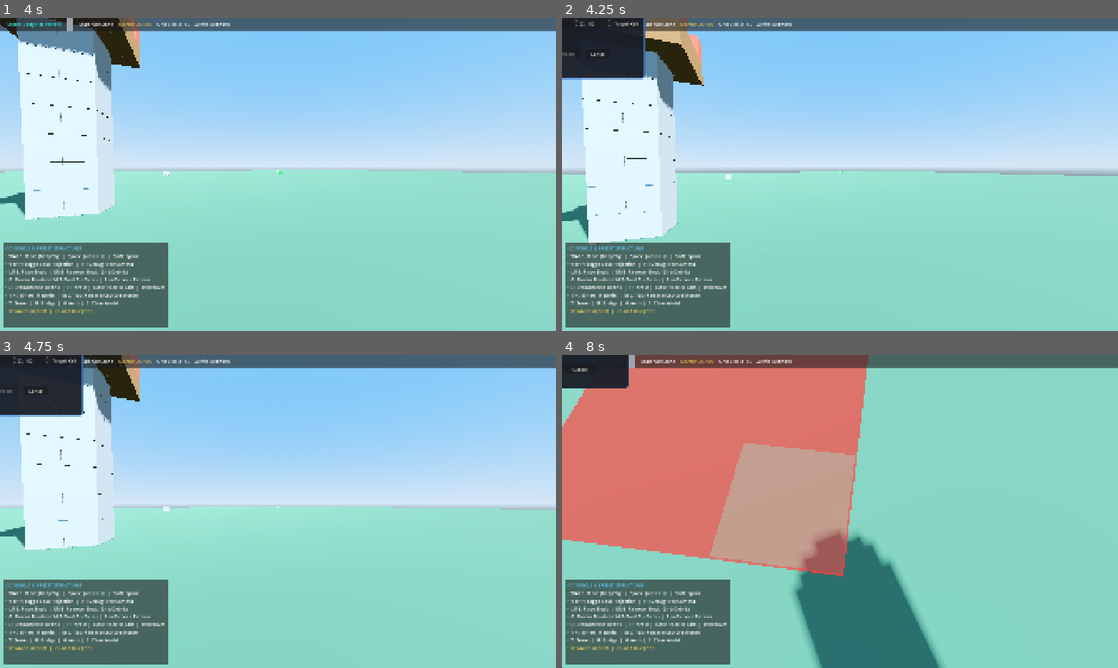
Above: before the commit, frames 1-4 (two rows, left to right).
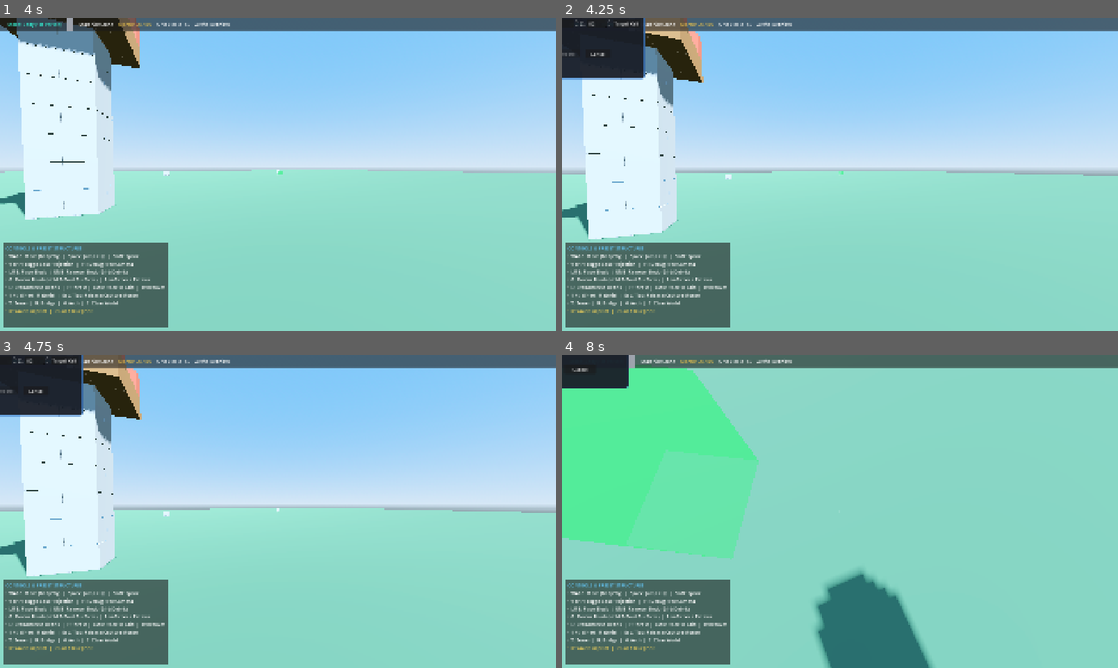
Above: after the commit, the same moments.

Repository: DPoveaa/my-story
Game: Godot game, scene res://scenes/world/GameWorld.tscn
The game is run twice, just before and just after one commit, with the same random seed, the same clock (stepped at 60 frames per second) and the same inputs.
Inputs (mouse positions are in pixels of both pictures, inside the frame that each line leads up to):
- Up to frame 1 (4 s): tap Enter at 0.5 s; move the mouse to (305, 174) at 0.52 s; hold Space (fly_up) from 0.53 s (still down); click (305, 174) at 0.6 s; right-click (305, 174) at 0.8 s; move the mouse to (250, 174) at 1.27 s; right-click (250, 174) at 1.35 s; click (250, 174) at 1.55 s; move the mouse to (289, 168) at 2.02 s; hold G (apply_cement) 2.03-2.78 s; right-click (289, 168) at 2.3 s; move the mouse to (272, 180) at 2.77 s; tap E (interact) at 2.85 s; click (272, 180) at 3.05 s; move the mouse to (316, 177) at 3.52 s; click (316, 177) at 3.6 s; right-click (316, 177) at 3.8 s
- Up to frame 2 (4.25 s): keep holding Space (fly_up); tap L (load_blueprint) at 4.15 s
- Up to frame 3 (4.75 s): release Space (fly_up) at 4.25 s; drag from (111, 464) to (194, 433) at 4.27 s
- Up to frame 4 (8 s): click "Target Cell" at 5 s; click "Cancel" at 5.75 s; move the mouse to (845, 511) at 6.52 s; hold Space (fly_up) 6.53-7.25 s; right-click (845, 511) at 6.6 s; click (845, 511) at 6.67 s; tap K (save_blueprint) at 7.15 s; drag from (756, 433) to (728, 527) at 7.27 s

Frame 1 is identical in both runs. In frame 2, 1.0% of the frame differs, in the area x 0-94%, y 3-73%; in frame 3, 4.1%; in frame 4, 36%, in the area x 0-69%, y 0-100%.

Commit message:
Fix durability progression, debris HUD integrity, blueprints & mortar placement
- Apply impact damage to BlockData.durability on grid and debris
- Destroy debris blocks when durability reaches 0%
- Display individual debris block material and integrity percentage in HUD
- Require explicit overwrite confirmation before replacing saved blueprints
- Halt player movement while UI modals are open
- Format human-readable blueprint placement validation errors
- Fix ground placement of held mortar-coated debris by excluding held island
- Add regression tests covering durability, blueprint confirmation, and ground placement

Co-authored-by: DPoveaa <107443470+DPoveaa@users.noreply.github.com>

Diff:
--- a/autoloads/JointSystem.gd
+++ b/autoloads/JointSystem.gd
@@ -465,6 +465,15 @@
 				_on_joint_broken_internal(j)
 			else:
 				joint_damaged.emit(j, damage, j.current_health)
+
+	# Apply durability damage to the grid block itself
+	var grid := _get_grid()
+	if grid != null and grid.has_block(cell):
+		var b_data: BlockData = grid.get_block(cell)
+		if b_data != null:
+			var dur_res: float = maxf(0.1, BlockTypeCatalog.get_max_durability(b_data.block_type))
+			var block_dmg: float = impact_energy / (dur_res * 10.0)
+			grid.apply_damage(cell, block_dmg)
 
 	return broken_joints
 
--- a/scenes/player/PlayerController.gd
+++ b/scenes/player/PlayerController.gd
@@ -385,6 +385,12 @@
 		block_type_changed.emit(get_selected_type())
 
 func _physics_process(delta: float) -> void:
+	if _is_ui_modal_open():
+		velocity.x = 0.0
+		velocity.z = 0.0
+		_update_raycast()
+		return
+
 	match current_state:
 		State.BODY_CONTROL:
 			_process_body_movement(delta)
@@ -665,12 +671,34 @@
 		else:
 			target_place_cell = grid.world_to_cell(hit_pos + hit_normal * (grid.cell_size * 0.5))
 			var grid_valid: bool = grid.can_place_block(target_place_cell)
+			var held_island: DebrisIsland = debris_grabber.get_grabbed_island() if (debris_grabber != null and debris_grabber.is_grabbing) else null
 			var blocked: bool = false
 			if orchestrator != null:
-				blocked = orchestrator.is_cell_blocked_by_debris(target_place_cell, grid.cell_size)
+				blocked = orchestrator.is_cell_blocked_by_debris(target_place_cell, grid.cell_size, held_island)
 			var overlaps_player: bool = is_cell_overlapping_player(target_place_cell, grid.cell_size)
 
 			can_place_target = grid_valid and not blocked and not overlaps_player
+
+		# Display material and integrity percentage for the individual targeted debris block
+		if target_debris_cell != null and hit_collider.constituent_blocks.has(target_debris_cell):
+			var block_data: BlockData = hit_collider.constituent_blocks[target_debris_cell]
+			var mat_name := BlockTypeCatalog.get_display_name(block_data.block_type)
+			var max_dur: float = BlockTypeCatalog.get_max_durability(block_data.block_type)
+			var ratio: float = block_data.durability / max_dur if max_dur > 0.0 else 0.0
+			var pct: int = int(clampf(ratio, 0.0, 1.0) * 100.0)
+			var dur_label: String
+			if pct >= 80:
+				dur_label = "%d%% Integrity" % pct
+			elif pct >= 40:
+				dur_label = "%d%% Integrity (Damaged)" % pct
+			else:
+				dur_label = "%d%% Integrity (CRITICAL)" % pct
+
+			target_face_status = "Debris (%s)  |  %s" % [mat_name, dur_label]
+			target_face_changed.emit(true, Vector3i.ZERO, Vector3i.ZERO, target_face_status)
+		else:
+			target_face_status = ""
+			target_face_changed.emit(false, Vector3i.ZERO, Vector3i.ZERO, "")
 
 	else:
 		target_is_debris = false
--- a/scenes/ui/BuildHUD.gd
+++ b/scenes/ui/BuildHUD.gd
@@ -28,6 +28,7 @@
 var _save_info_label: Label = null
 var _save_feedback_label: Label = null
 var _save_btn: Button = null
+var _save_confirm_overwrite: bool = false
 
 ## Blueprint Load Modal Nodes
 var _load_modal: PanelContainer = null
@@ -165,6 +166,9 @@
 	if _save_modal == null:
 		return
 	var count: int = grid_system.get_block_count() if grid_system != null else 0
+	_save_confirm_overwrite = false
+	if _save_btn != null:
+		_save_btn.text = "Save"
 	_save_info_label.text = "Structure to Save: %d block(s) in grid" % count
 	_save_feedback_label.text = ""
 	if count == 0:
@@ -258,6 +262,11 @@
 	_save_name_input.placeholder_text = "Enter blueprint name"
 	_save_name_input.size_flags_horizontal = Control.SIZE_EXPAND_FILL
 	_save_name_input.text_submitted.connect(func(_t: String) -> void: _on_save_confirm_pressed())
+	_save_name_input.text_changed.connect(func(_t: String) -> void:
+		_save_confirm_overwrite = false
+		if _save_btn != null:
+			_save_btn.text = "Save"
+	)
 	name_hbox.add_child(_save_name_input)
 
 	_save_feedback_label = Label.new()
@@ -472,6 +481,13 @@
 		_save_feedback_label.add_theme_color_override("font_color", Color(1.0, 0.3, 0.3))
 		return
 
+	if bp_mgr.has_blueprint(raw_name) and not _save_confirm_overwrite:
+		_save_confirm_overwrite = true
+		_save_btn.text = "Confirm Overwrite"
+		_save_feedback_label.text = "Blueprint '%s' already exists! Click 'Confirm Overwrite' to replace it." % raw_name
+		_save_feedback_label.add_theme_color_override("font_color", Color(1.0, 0.7, 0.2))
+		return
+
 	var bp = bp_mgr.capture_blueprint(raw_name)
 	if bp == null:
 		_save_feedback_label.text = "Failed to capture blueprint: grid is empty."
@@ -480,6 +496,8 @@
 
 	var ok: bool = bp_mgr.save_blueprint(bp, true)
 	if ok:
+		_save_confirm_overwrite = false
+		_save_btn.text = "Save"
 		_save_feedback_label.text = "✓ Blueprint '%s' saved successfully (%d blocks)!" % [bp.name, bp.get_block_count()]
 		_save_feedback_label.add_theme_color_override("font_color", Color(0.3, 1.0, 0.4))
 		if is_inside_tree() and get_tree() != null:
@@ -523,7 +541,14 @@
 		if not conflicts.is_empty():
 			var sample: Array = conflicts.slice(0, 3)
 			conflict_str = " (at %s%s)" % [str(sample), "..." if conflicts.size() > 3 else ""]
-		_load_feedback_label.text = "Cannot place [%s]: %d conflict(s)%s" % [reason, conflicts.size(), conflict_str]
+		var reason_msg := reason
+		match reason:
+			"OUT_OF_BOUNDS": reason_msg = "Exceeds grid boundaries"
+			"CELL_OCCUPIED": reason_msg = "Conflicts with existing static structure"
+			"DEBRIS_COLLISION": reason_msg = "Obstructed by fallen debris"
+			"PLAYER_OVERLAP": reason_msg = "Overlaps player position"
+			"EMPTY_BLUEPRINT": reason_msg = "Blueprint is empty"
+		_load_feedback_label.text = "Cannot place [%s]: %d conflict(s)%s" % [reason_msg, conflicts.size(), conflict_str]
 		_load_feedback_label.add_theme_color_override("font_color", Color(1.0, 0.3, 0.3))
 		return
 
--- a/scenes/world/GameWorld.gd
+++ b/scenes/world/GameWorld.gd
@@ -86,13 +86,6 @@
 	if event is InputEventKey and event.pressed and not event.echo:
 		if event.is_action_pressed(&"debug_camera") or event.keycode == KEY_F1:
 			toggle_debug_camera()
-		elif event.is_action_pressed(&"save_blueprint") or event.keycode == KEY_K:
-			if build_hud != null and build_hud.has_method("open_save_blueprint_dialog"):
-				build_hud.open_save_blueprint_dialog()
-		elif event.is_action_pressed(&"load_blueprint") or event.keycode == KEY_L:
-			if build_hud != null and build_hud.has_method("open_load_blueprint_dialog"):
-				var anchor: Vector3i = player.target_place_cell if (player != null and player.has_target) else Vector3i.ZERO
-				build_hud.open_load_blueprint_dialog(anchor)
 		elif event.keycode == KEY_T:
 			spawn_test_tower(Vector3i(0, 0, 0))
 		elif event.keycode == KEY_B:
--- a/systems/collapse/CollapseOrchestrator.gd
+++ b/systems/collapse/CollapseOrchestrator.gd
@@ -224,7 +224,8 @@
 	return island
 
 ## Checks if any active debris currently physically occupies the space of a grid cell.
-func is_cell_blocked_by_debris(cell: Vector3i, p_cell_size: float = 1.0) -> bool:
+## Optional exclude_island parameter prevents held debris from blocking its own target placement cell.
+func is_cell_blocked_by_debris(cell: Vector3i, p_cell_size: float = 1.0, exclude_island: DebrisIsland = null) -> bool:
 	var cell_center := Vector3(
 		(float(cell.x) + 0.5) * p_cell_size,
 		(float(cell.y) + 0.5) * p_cell_size,
@@ -235,6 +236,8 @@
 	for island in _active_debris:
 		if not is_instance_valid(island):
 			continue
+		if island == exclude_island:
+			continue
 		var island_tf: Transform3D = island.global_transform if island.is_inside_tree() else island.transform
 		for c in island.constituent_blocks.keys():
 			var block_world_center: Vector3 = island_tf * island.local_offsets[c]
--- a/systems/collapse/DebrisIsland.gd
+++ b/systems/collapse/DebrisIsland.gd
@@ -386,9 +386,8 @@
 			if j.apply_damage(dmg):
 				broken.append(j)
 
-	# Reduce block durability: 8% of energy absorbed by the block material itself.
-	# Scaled by material resistance so durable blocks degrade more slowly.
-	_apply_block_durability_damage(hit_cell, impact_energy * 0.08)
+	# Reduce block durability consistently from impact energy
+	_apply_block_durability_damage(hit_cell, impact_energy)
 
 	if not broken.is_empty():
 		call_deferred("check_and_split_on_broken_joints")
@@ -397,6 +396,7 @@
 
 ## Reduces the durability of a constituent block from impact energy.
 ## Clamped so durability never goes below 0.0.
+## If durability reaches 0.0, removes/destroys the block.
 func _apply_block_durability_damage(cell: Vector3i, energy: float) -> void:
 	if not constituent_blocks.has(cell):
 		return
@@ -405,6 +405,8 @@
 	# Normalise: 1 unit of energy removes (1 / dur_resistance) * scale durability.
 	var dmg: float = energy / (dur_resistance * 10.0)
 	block.durability = maxf(0.0, block.durability - dmg)
+	if block.durability <= 0.0:
+		remove_block(cell)
 
 ## Evaluates connectivity among remaining blocks based strictly on intact internal joints.
 ## If broken joints disconnect the blocks, splits into independent compound bodies.
--- a/systems/interaction/DebrisGrabber.gd
+++ b/systems/interaction/DebrisGrabber.gd
@@ -179,7 +179,7 @@
 	var target_cell := _recover_preview_cell
 	if not grid.can_place_block(target_cell):
 		return false
-	if orchestrator != null and orchestrator.is_cell_blocked_by_debris(target_cell, grid.cell_size):
+	if orchestrator != null and orchestrator.is_cell_blocked_by_debris(target_cell, grid.cell_size, _grabbed_island):
 		return false
 	if _player != null and _player.has_method("is_cell_overlapping_player"):
 		if _player.is_cell_overlapping_player(target_cell, grid.cell_size):
@@ -241,7 +241,7 @@
 		if not grid.can_place_block(target_cell):
 			recover_failed.emit("Cell occupied")
 			return false
-		if orchestrator != null and orchestrator.is_cell_blocked_by_debris(target_cell, grid.cell_size):
+		if orchestrator != null and orchestrator.is_cell_blocked_by_debris(target_cell, grid.cell_size, _grabbed_island):
 			recover_failed.emit("Cell blocked by debris")
 			return false
 		if _player != null and _player.has_method("is_cell_overlapping_player"):
@@ -370,7 +370,7 @@
 	var target: Vector3i = grid.world_to_cell(hit_pos + hit_normal * (grid.cell_size * 0.5))
 	var is_valid: bool = grid.can_place_block(target)
 	if is_valid and orchestrator != null:
-		is_valid = not orchestrator.is_cell_blocked_by_debris(target, grid.cell_size)
+		is_valid = not orchestrator.is_cell_blocked_by_debris(target, grid.cell_size, _grabbed_island)
 	if is_valid and _player != null and _player.has_method("is_cell_overlapping_player"):
 		is_valid = not _player.is_cell_overlapping_player(target, grid.cell_size)
 
--- a/tests/test_m4.gd
+++ b/tests/test_m4.gd
@@ -52,6 +52,9 @@
 	_run_test("test_hud_is_modal_open_and_close")
 	_run_test("test_player_controller_k_l_emits_signals")
 	_run_test("test_player_controller_modal_blocks_gameplay_input")
+	_run_test("test_durability_damage_updates_block_and_destroys_at_zero")
+	_run_test("test_blueprint_save_requires_overwrite_confirmation")
+	_run_test("test_mortar_coated_debris_ground_placement")
 
 	print("==================================================")
 	print("M4 TEST RESULTS: %d PASSED, %d FAILED" % [_passed, _failed])
@@ -859,3 +862,85 @@
 	hud.queue_free()
 	player.queue_free()
 	return true
+
+func test_durability_damage_updates_block_and_destroys_at_zero() -> bool:
+	var grid := _make_grid()
+	grid.place_block(Vector3i(0, 0, 0), &"stone")
+	var b: BlockData = grid.get_block(Vector3i(0, 0, 0))
+	if b == null or absf(b.durability - 1.0) > 0.001:
+		return false
+
+	# Apply damage to grid block
+	grid.apply_damage(Vector3i(0, 0, 0), 0.4)
+	if absf(b.durability - 0.6) > 0.001:
+		return false
+
+	# Apply destroying damage
+	var destroyed: bool = grid.apply_damage(Vector3i(0, 0, 0), 0.7)
+	if not destroyed or grid.has_block(Vector3i(0, 0, 0)):
+		return false
+
+	return true
+
+func test_blueprint_save_requires_overwrite_confirmation() -> bool:
+	var grid := _make_grid()
+	grid.place_block(Vector3i(0, 0, 0), &"stone")
+	var hud = _make_hud(grid)
+	var bp_mgr = _make_mgr(grid)
+	hud.blueprint_manager = bp_mgr
+
+	hud.open_save_blueprint_dialog()
+	hud._save_name_input.text = "overwrite_test"
+
+	# First save creates the blueprint
+	hud._on_save_confirm_pressed()
+	if not bp_mgr.has_blueprint("overwrite_test"):
+		hud.queue_free()
+		return false
+
+	# Re-open save dialog and try to save again with same name
+	hud.open_save_blueprint_dialog()
+	hud._save_name_input.text = "overwrite_test"
+	hud._on_save_confirm_pressed()
+
+	# Should prompt for overwrite confirmation first
+	if not hud._save_confirm_overwrite or "already exists" not in hud._save_feedback_label.text:
+		hud.queue_free()
+		return false
+
+	# Confirming overwrite succeeds
+	hud._on_save_confirm_pressed()
+	if hud._save_confirm_overwrite:
+		hud.queue_free()
+		return false
+
+	hud.queue_free()
+	return true
+
+func test_mortar_coated_debris_ground_placement() -> bool:
+	var grid := _make_grid()
+	var orch := CollapseOrchestrator.new()
+	orch.grid_system = grid
+
+	# Debris island with mortar-coated face
+	var data := BlockData.new(&"stone", 1.0, {"coated_faces": [[0, -1, 0]]})
+	var island := DebrisIsland.new()
+	island.orchestrator = orch
+	island.setup_island([Vector3i.ZERO], {Vector3i.ZERO: data}, 1.0)
+	orch.register_debris_island(island)
+
+	# Verify orchestrator is_cell_blocked_by_debris excludes held island
+	var cell := Vector3i(2, 0, 2)
+	island.position = Vector3(2.5, 0.5, 2.5) # Island located right at cell
+
+	var blocked_with_held: bool = orch.is_cell_blocked_by_debris(cell, 1.0, island)
+	var blocked_without_held: bool = orch.is_cell_blocked_by_debris(cell, 1.0, null)
+
+	if blocked_with_held or not blocked_without_held:
+		island.queue_free()
+		orch.queue_free()
+		return false
+
+	island.queue_free()
+	orch.queue_free()
+	return true
